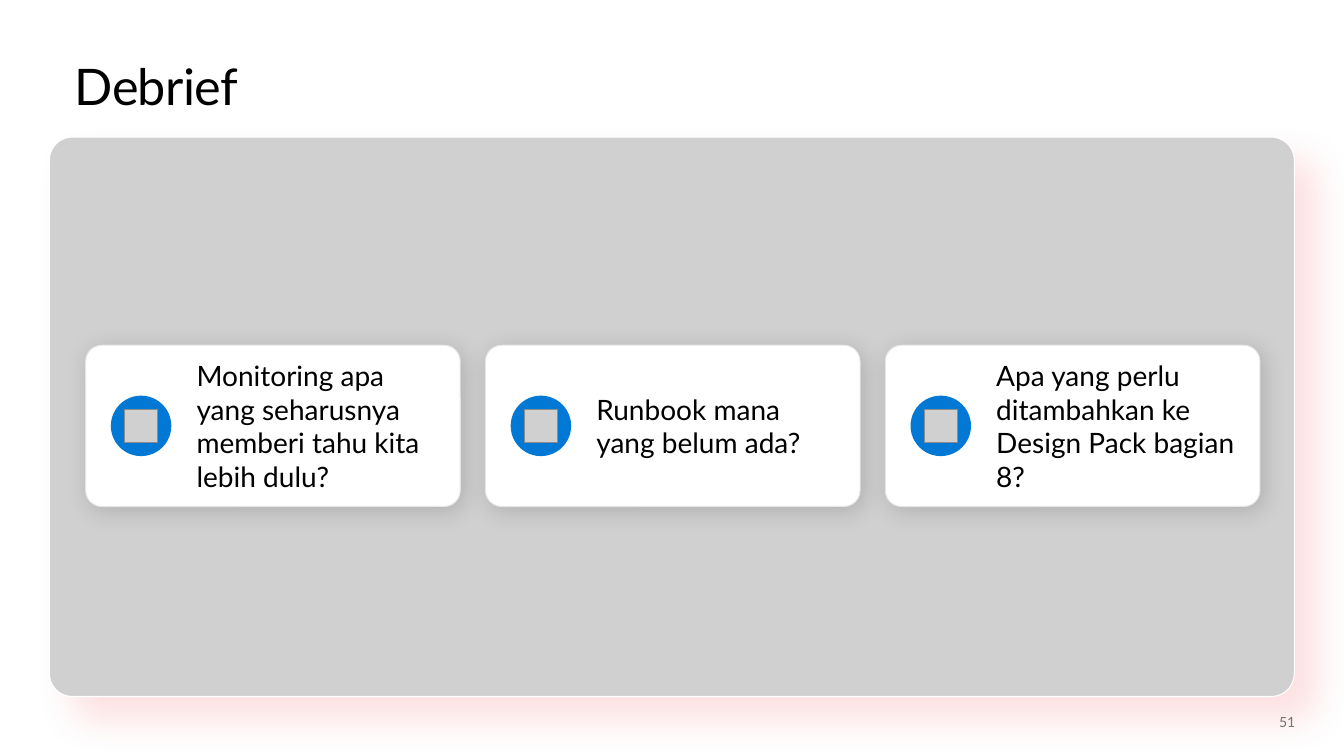
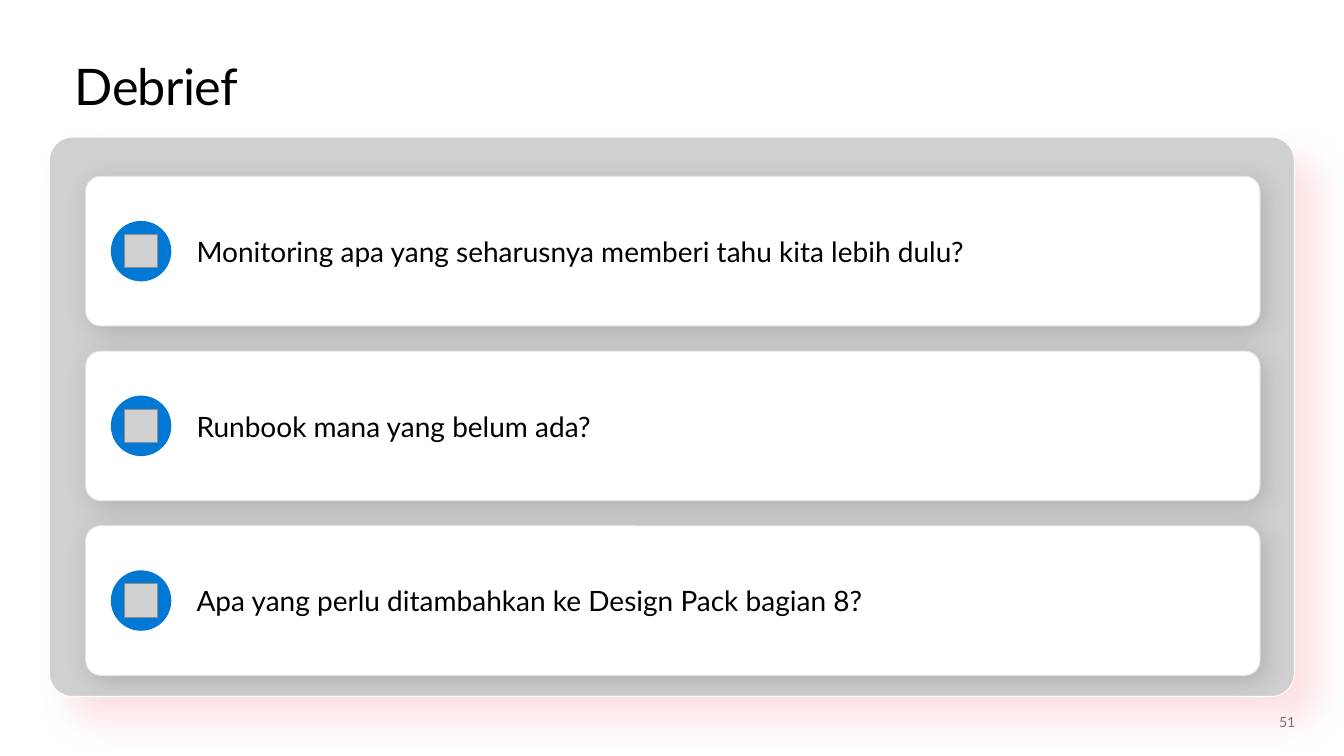
Before and after one commit to medisa-aris/azure-landing-zone-training, a slide deck: slide 51 of slides/pptx/slide_day05_automate-onboard-operate.pptx. Drawn at 1344x756 pixels with LibreOffice and Linux fonts; fonts in the diff are those of the drawing; grey boxes stand for pictures; background and template pictures are left out. Boxes give left, top, right and bottom in pixels: in the first picture for what was removed or moved away, otherwise in the second. Text is boxed around its words. In the diff, an @@ line names an element or a change of style, - is before the commit and + after.

```diff
--- a/slides/pptx/slide_day05_automate-onboard-operate.pptx
+++ b/slides/pptx/slide_day05_automate-onboard-operate.pptx
@@ rounded rectangle added at (86,176,1260,326), fill #FFFFFF, outline #E6E6E6 0.75 pt @@
@@ text "Monitoring apa yang seharusnya memberi ..." rewrapped from (197,365,419,488) to (197,241,964,267) @@
@@ ellipse: place and size @@
-ellipse at (910,395,971,456)
+ellipse at (111,221,171,281)
@@ picture added at (125,235,158,268) @@
@@ rounded rectangle: place and size @@
-rounded rectangle at (486,345,861,506)
+rounded rectangle at (86,351,1260,500)
@@ rounded rectangle removed at (86,345,461,506) @@
@@ rounded rectangle removed at (885,345,1260,506) @@
@@ text "Runbook mana yang belum ada?" rewrapped from (596,399,800,458) to (197,416,590,442) @@
@@ picture removed at (524,409,558,443) @@
@@ rounded rectangle added at (86,526,1260,676), fill #FFFFFF, outline #E6E6E6 0.75 pt @@
@@ text "Apa yang perlu ditambahkan ke ..." rewrapped from (996,365,1235,488) to (197,590,862,616) @@
@@ ellipse: place and size @@
-ellipse at (511,395,572,456)
+ellipse at (111,571,171,631)
@@ picture: place and size @@
-picture at (925,409,958,443)
+picture at (125,584,158,617)
```
Also in this commit, not shown: 5 other slides changed, 5 other files.
